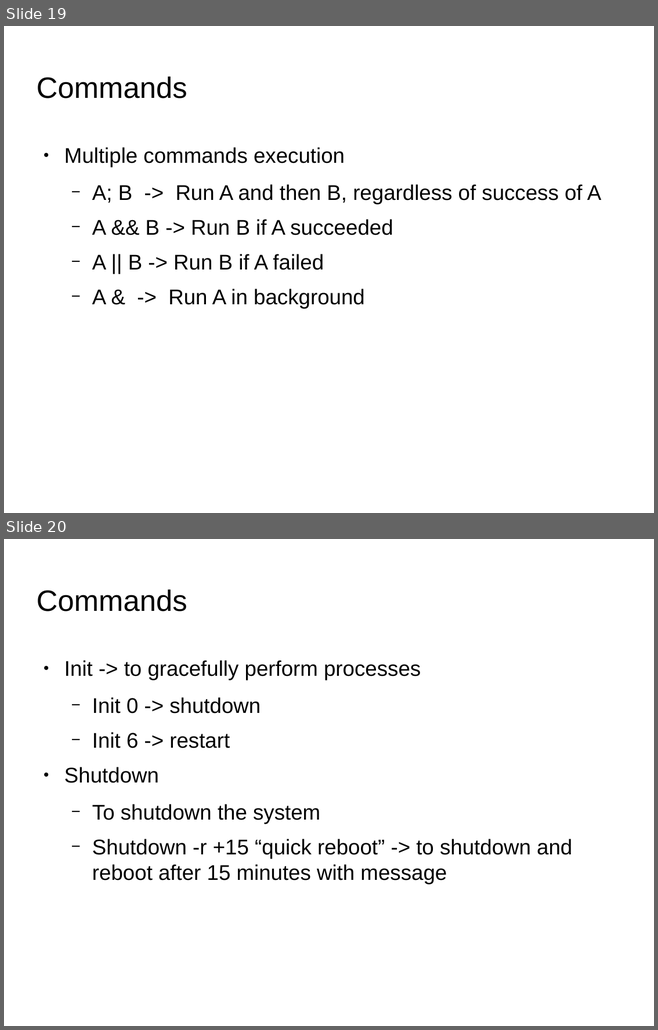
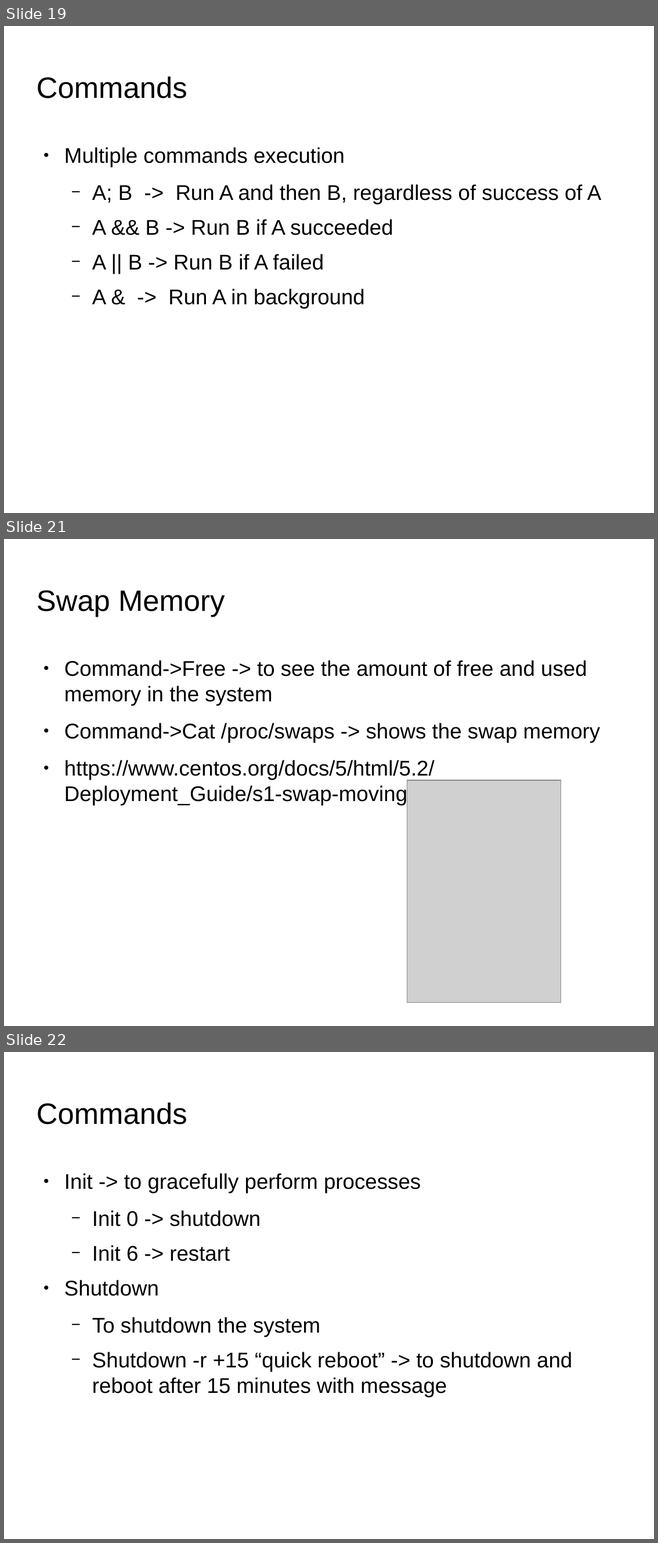
Before and after one commit to shikha-desai/Internship_PreWork, a slide deck: Shell_Script/Shell_Script_Notes.odp. Shown one above the other, each under a label of ours: slides 19 and 20 before the commit, slides 19, 21 and 22 after it; the slides between them are not shown. The pictures are 658x1030 and 658x1543 pixels, drawn with LibreOffice and Linux fonts; fonts in the diff are those of the drawing; grey boxes stand for pictures; background and template pictures are left out. Boxes give left, top, right and bottom in pixels: in the first picture for what was removed or moved away, otherwise in the second. Text is boxed around its words. In the diff, an @@ line names an element or a change of style, - is before the commit and + after.

```diff
--- a/Shell_Script/Shell_Script_Notes.odp
+++ b/Shell_Script/Shell_Script_Notes.odp
@@ slide 21 added at (4,539,654,1026), background picture (left out) @@
@@ title added at (36,590,224,617), 36 pt, text #000000 @@
+Swap Memory
@@ text added at (64,660,600,806), 26 pt, text #000000 @@
+● Command->Free -> to see the amount of free and used memory in the system
+● Command->Cat /proc/swaps -> shows the swap memory
+● https://www.centos.org/docs/5/html/5.2/Deployment_Guide/s1-swap-moving.html
@@ picture added at (407,780,560,1003) @@
@@ what was slide 20 is now slide 22 @@
```
Also in this commit, not shown: 1 other slide added, 2 other files.
